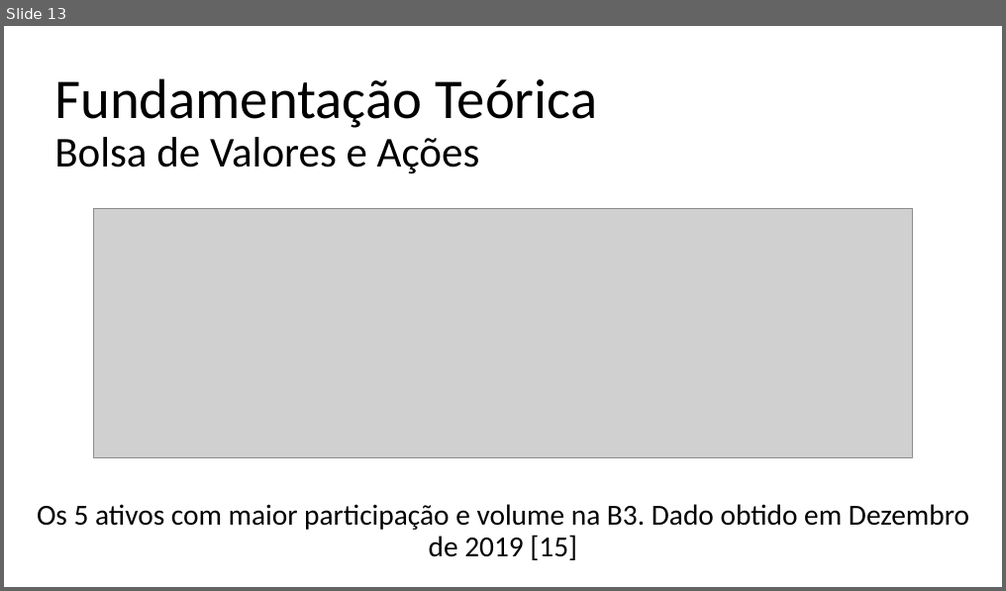
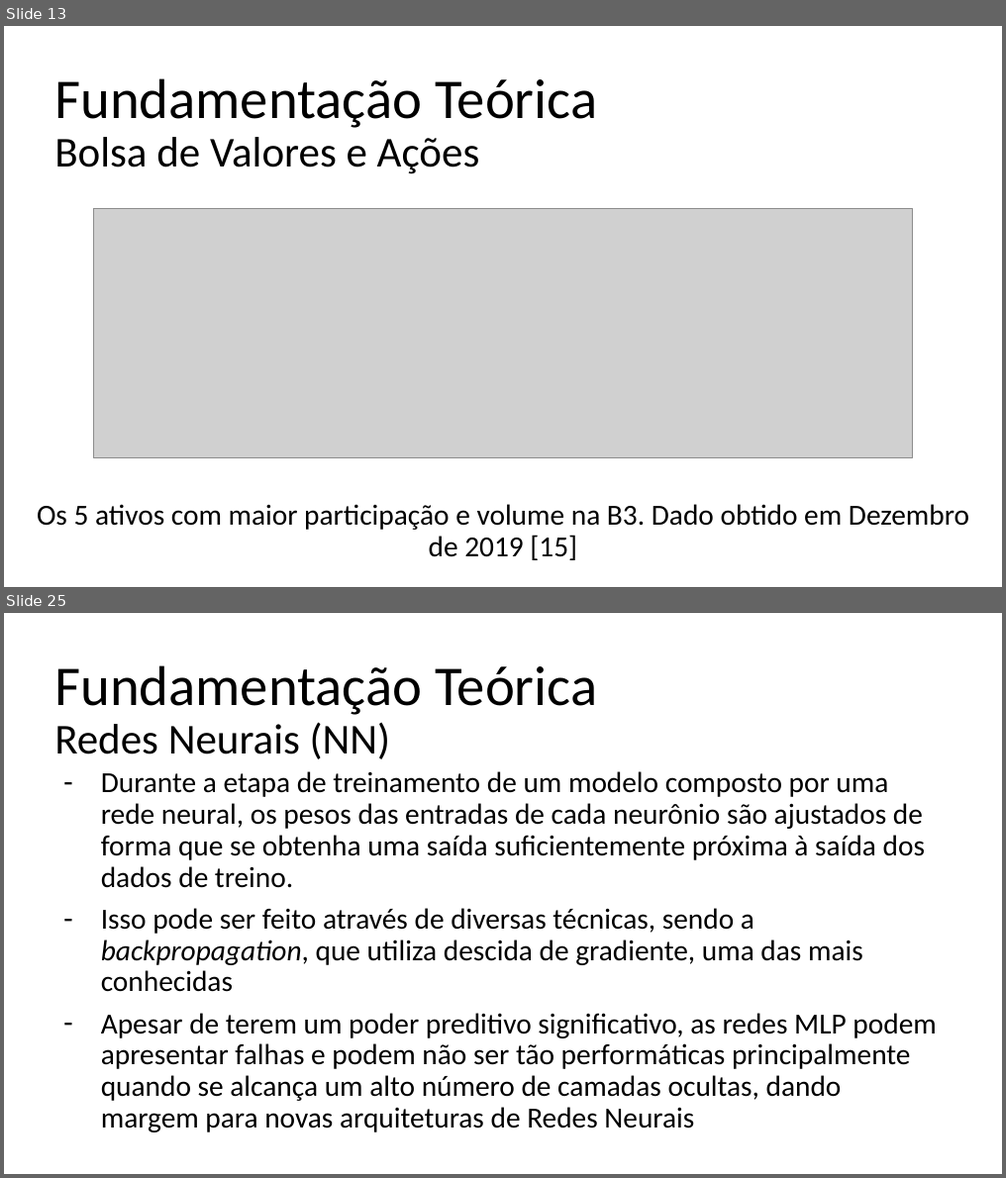
Before and after one commit to lgcanto/tcc, a slide deck: TCC_LGC_V1.pptx. Shown one above the other, each under a label of ours: slide 13 before the commit, slides 13 and 25 after it; the slides between them are not shown. The pictures are 1006x591 and 1006x1178 pixels, drawn with LibreOffice and Linux fonts; fonts in the diff are those of the drawing; grey boxes stand for pictures. Boxes give left, top, right and bottom in pixels: in the first picture for what was removed or moved away, otherwise in the second. Text is boxed around its words. In the diff, an @@ line names an element or a change of style, - is before the commit and + after.

```diff
--- a/TCC_LGC_V1.pptx
+++ b/TCC_LGC_V1.pptx
@@ slide 25 added at [4,613,1002,1174], background #FFFFFF @@
@@ title added at [54,665,597,760], 54 pt, text #000000 @@
+Fundamentação Teórica
+Redes Neurais (NN)
@@ text added at [101,771,936,1133], 28 pt, text #000000 @@
+– Durante a etapa de treinamento de um modelo composto por uma rede neural, os pesos das entradas de cada neurônio são ajustados de forma que se obtenha uma saída suficientemente próxima à saída dos dados de treino.
+– Isso pode ser feito através de diversas técnicas, sendo a backpropagation, que utiliza descida de gradiente, uma das mais conhecidas
+– Apesar de terem um poder preditivo significativo, as redes MLP podem apresentar falhas e podem não ser tão performáticas principalmente quando se alcança um alto número de camadas ocultas, dando margem para novas arquiteturas de Redes Neurais
```
Also in this commit, not shown: 2 slides changed, 28 other slides added, 2 slides removed.
